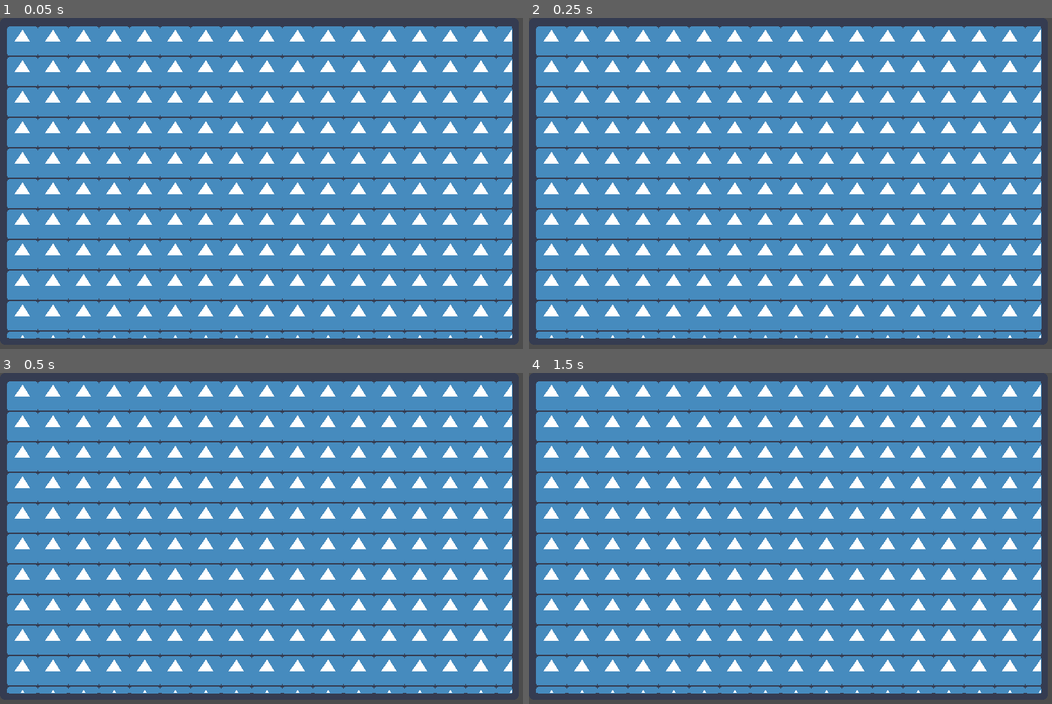
Above: before the commit, frames 1-4 (two rows, left to right).
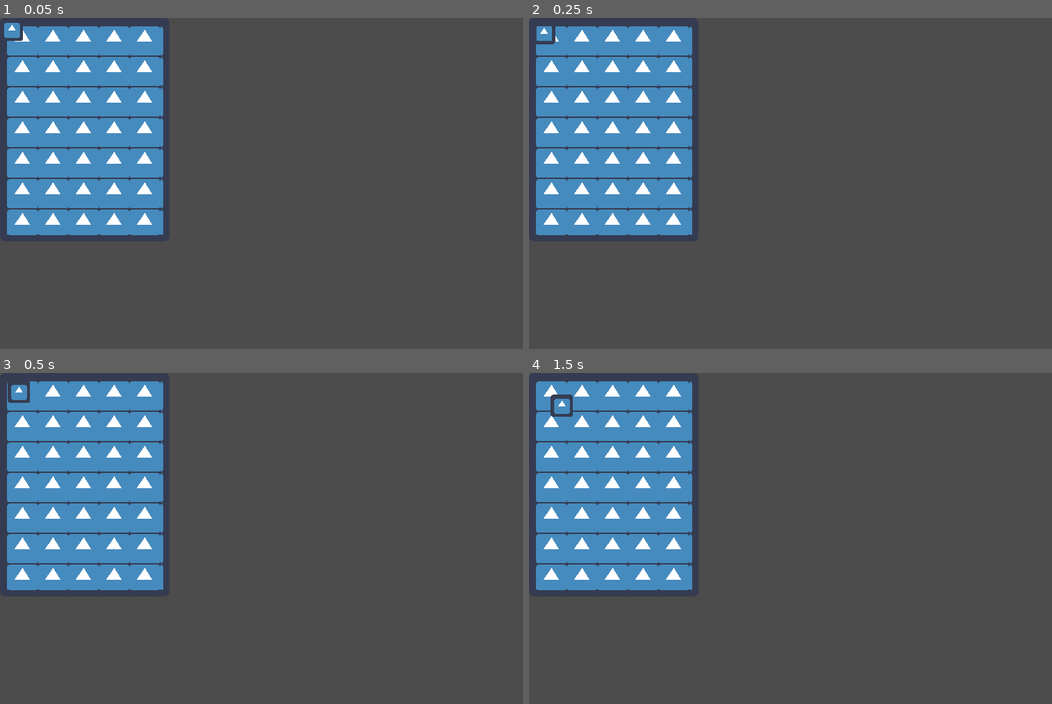
Above: after the commit, the same moments.

Repository: scarletcs/Roguelite
Game: Godot game, scene res://Main.tscn
Two runs of this game, one before a commit and one after it. Both use one fixed random seed, a clock stepped at 60 frames per second and the inputs below. The engine's default icon, where the game draws it, is replaced by a stand-in: a white triangle on a blue panel in a dark square.
Inputs:
- Up to frame 1 (0.05 s): no input
- Up to frame 2 (0.25 s): no input
- Up to frame 3 (0.5 s): no input
- Up to frame 4 (1.5 s): no input

The runs differ from the first frame. In frame 1, 69% of the frame differs, in the area x 0-99%, y 1-97%; in frame 2, 69%; in frame 3, 69%, in the area x 1-99%, y 2-97%; in frame 4, 69%.

Commit message:
randomly sized dungeon room

Diff:
--- a/Dungeon.gd
+++ b/Dungeon.gd
@@ -1,5 +1,13 @@
 extends Node2D
 
+const WALLS = preload("res://Walls.tscn")
+
 func _ready():
+	randomize()
 	$Adventurer.position = $StartPosition.position
 	$Adventurer.target = $StartPosition.position + Vector2(32, 32)
+
+	var walls = WALLS.instance()
+	$Background.add_child(walls)
+	walls.rect_size.x = randi() % 400 + 200
+	walls.rect_size.y = randi() % 400 + 200
--- a/Dungeon.tscn
+++ b/Dungeon.tscn
@@ -1,17 +1,14 @@
-[gd_scene load_steps=4 format=2]
+[gd_scene load_steps=3 format=2]
 
 [ext_resource path="res://characters/Adventurer.tscn" type="PackedScene" id=1]
 [ext_resource path="res://Dungeon.gd" type="Script" id=2]
-[ext_resource path="res://Walls.tscn" type="PackedScene" id=3]
 
 [node name="Dungeon" type="Node2D"]
 script = ExtResource( 2 )
+
+[node name="Background" type="Node2D" parent="."]
 
 [node name="StartPosition" type="Position2D" parent="."]
 position = Vector2( 16, 16 )
 
 [node name="Adventurer" parent="." instance=ExtResource( 1 )]
-
-[node name="NinePatchRect" parent="." instance=ExtResource( 3 )]
-margin_right = 747.0
-margin_bottom = 471.0
